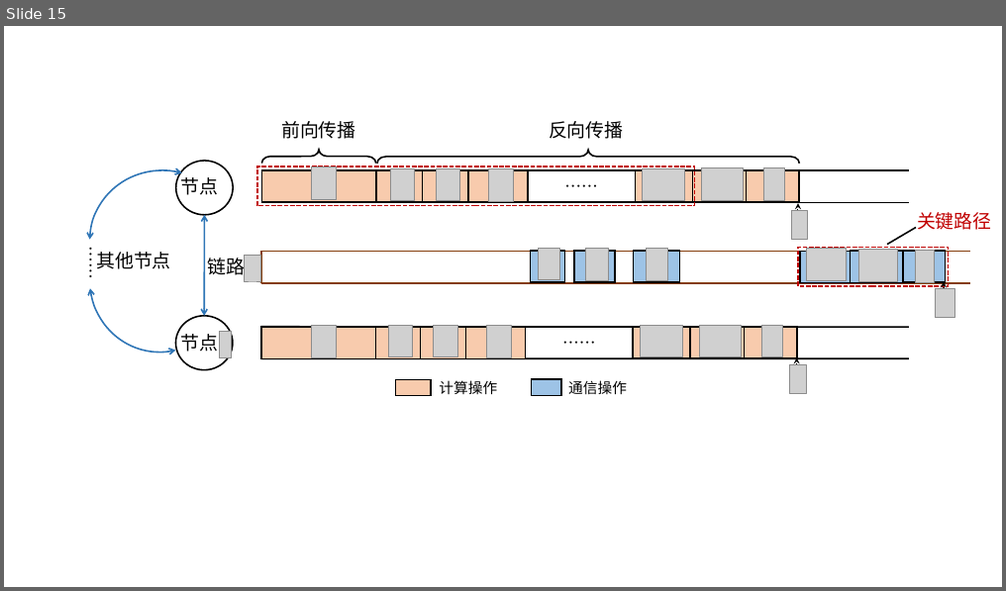
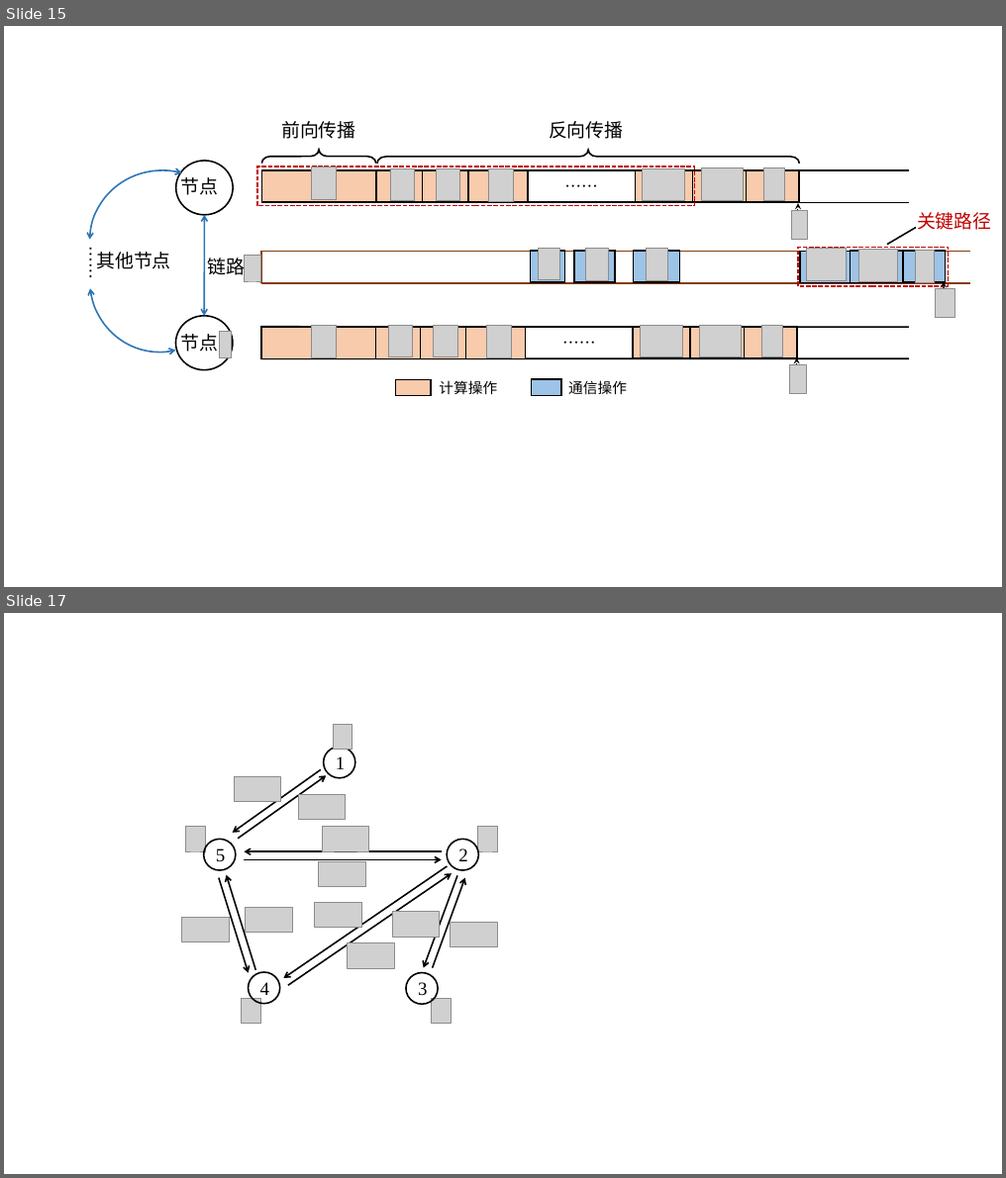
Before and after one commit to EternalLied/zjuthesis-syp, a slide deck: figure/大论文作图.pptx. Shown one above the other, each under a label of ours: slide 15 before the commit, slides 15 and 17 after it; the slides between them are not shown. The pictures are 1006x591 and 1006x1178 pixels, drawn with LibreOffice and Linux fonts; fonts in the diff are those of the drawing; grey boxes stand for pictures; background and template pictures are left out. Boxes give left, top, right and bottom in pixels: in the first picture for what was removed or moved away, otherwise in the second. Text is boxed around its words. In the diff, an @@ line names an element or a change of style, - is before the commit and + after.

```diff
--- a/figure/大论文作图.pptx
+++ b/figure/大论文作图.pptx
@@ slide 17 added at (4, 613, 1002, 1174), background #FFFFFF @@
@@ picture added at (334, 725, 352, 750) @@
@@ ellipse added at (324, 747, 355, 778), outline #000000 1.5 pt, 18 pt, text #000000 @@
+1
@@ arrow added from (321, 769) to (233, 833), #000000 1.5 pt @@
@@ picture added at (235, 777, 281, 802) @@
@@ arrow added from (238, 839) to (326, 775), #000000 1.5 pt @@
@@ picture added at (298, 794, 345, 820) @@
@@ picture added at (185, 827, 205, 852) @@
@@ ellipse added at (204, 839, 236, 870), outline #000000 1.5 pt, 18 pt, text #000000 @@
+5
@@ picture added at (322, 827, 369, 852) @@
@@ ellipse added at (448, 839, 479, 870), outline #000000 1.5 pt, 18 pt, text #000000 @@
+2
@@ picture added at (478, 827, 497, 852) @@
@@ arrow added from (219, 878) to (249, 973), #000000 1.5 pt @@
@@ arrow added from (255, 970) to (227, 875), #000000 1.5 pt @@
@@ arrow added from (245, 861) to (442, 861), #000000 1.5 pt @@
@@ arrow added from (442, 852) to (245, 852), #000000 1.5 pt @@
@@ arrow added from (448, 866) to (284, 978), #000000 1.5 pt @@
@@ arrow added from (288, 986) to (451, 873), #000000 1.5 pt @@
@@ picture added at (319, 862, 365, 888) @@
@@ arrow added from (457, 875) to (423, 967), #000000 1.5 pt @@
@@ arrow added from (433, 967) to (465, 878), #000000 1.5 pt @@
@@ picture added at (245, 907, 293, 933) @@
@@ picture added at (315, 902, 361, 928) @@
@@ picture added at (182, 917, 230, 943) @@
@@ picture added at (392, 912, 440, 937) @@
@@ picture added at (450, 922, 497, 948) @@
@@ picture added at (347, 943, 395, 968) @@
@@ picture added at (242, 998, 261, 1024) @@
@@ ellipse added at (249, 972, 280, 1004), outline #000000 1.5 pt, 18 pt, text #000000 @@
+4
@@ ellipse added at (406, 973, 439, 1004), outline #000000 1.5 pt, 18 pt, text #000000 @@
+3
@@ picture added at (431, 998, 450, 1024) @@
```
Also in this commit, not shown: 1 slide changed, 8 other files.
